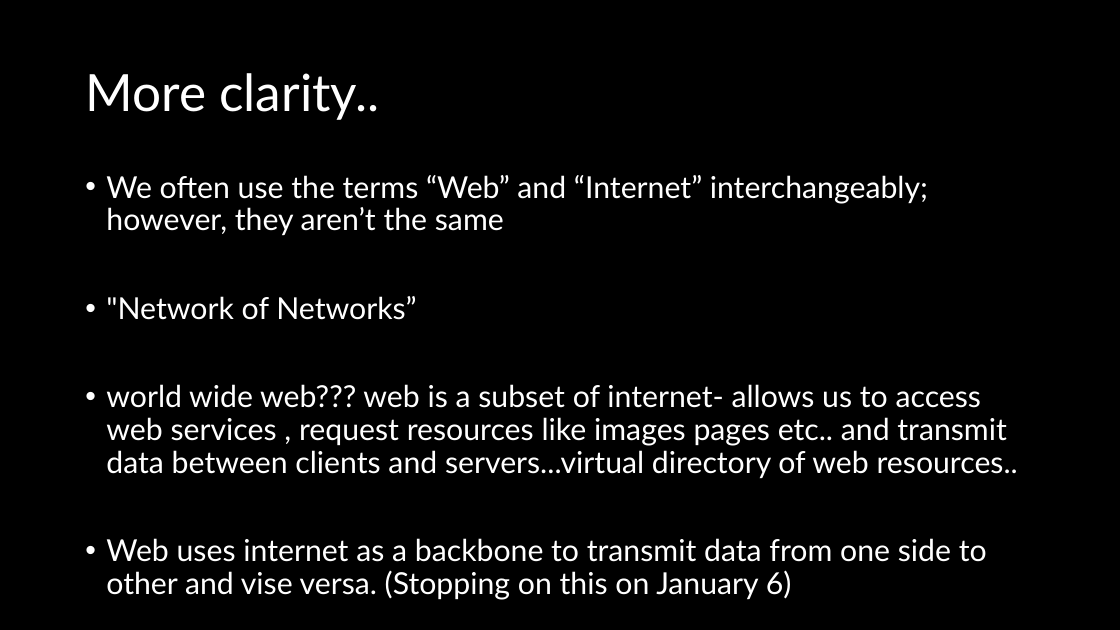
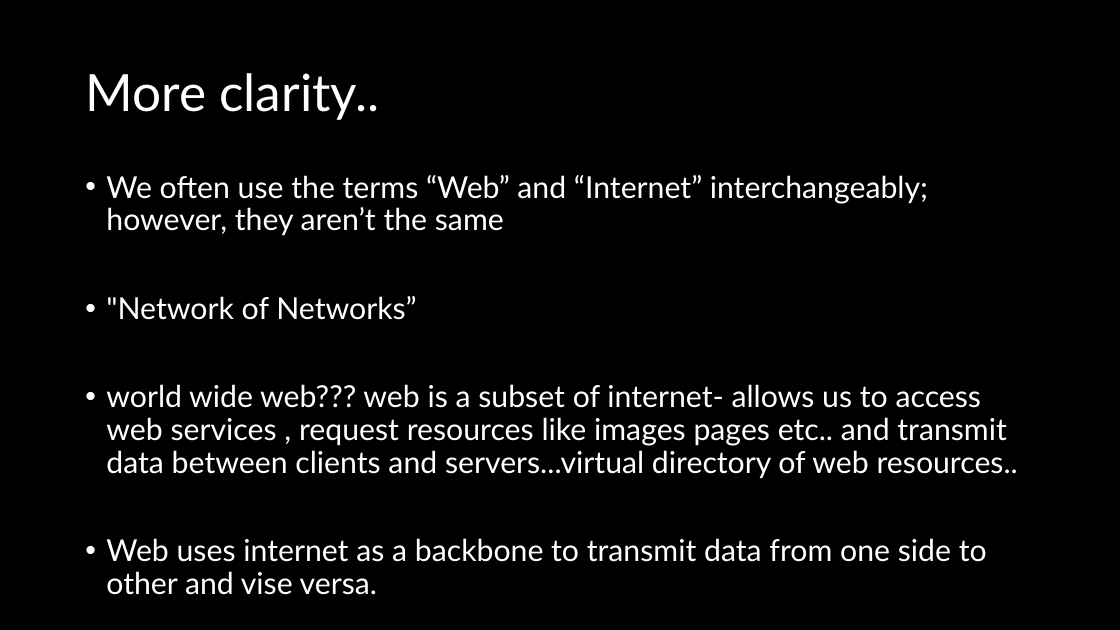
Before and after one commit to natiquekeyin/winter2026, a slide deck: slide 7 of FrontEnd/Week1/Week 1.pptx. Drawn at 1120x630 pixels with LibreOffice and Linux fonts; fonts in the diff are those of the drawing. Boxes give left, top, right and bottom in pixels: in the first picture for what was removed or moved away, otherwise in the second. Text is boxed around its words. In the diff, an @@ line names an element or a change of style, - is before the commit and + after.

```diff
--- a/FrontEnd/Week1/Week 1.pptx
+++ b/FrontEnd/Week1/Week 1.pptx
@@ text at [106, 538, 987, 595]: text changed @@
-• Web uses internet as a backbone to transmit data from one side to other and vise versa. (Stopping on this on January 6)
+• Web uses internet as a backbone to transmit data from one side to other and vise versa.
```
Also in this commit, not shown: 4 other slides changed, 3 slides added, 3 other files.
